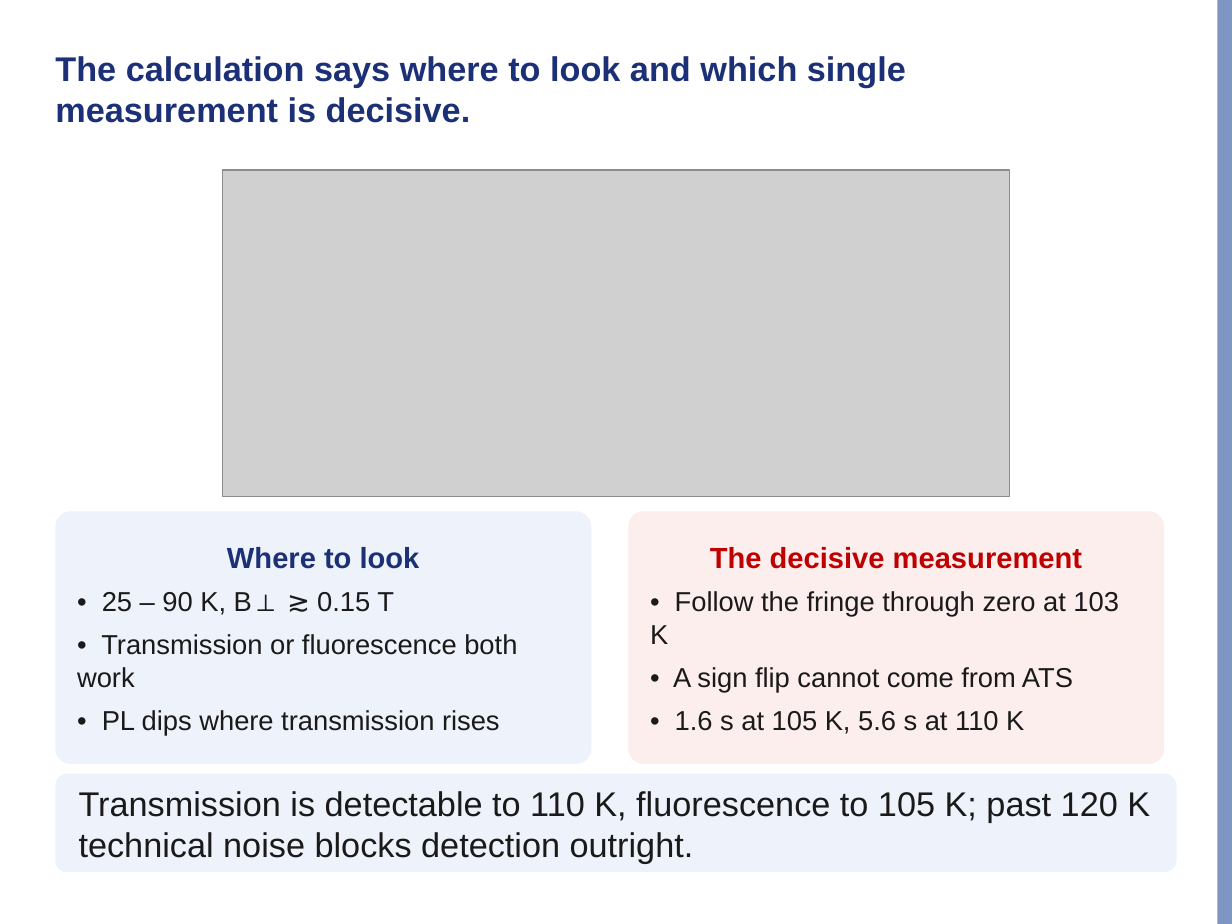
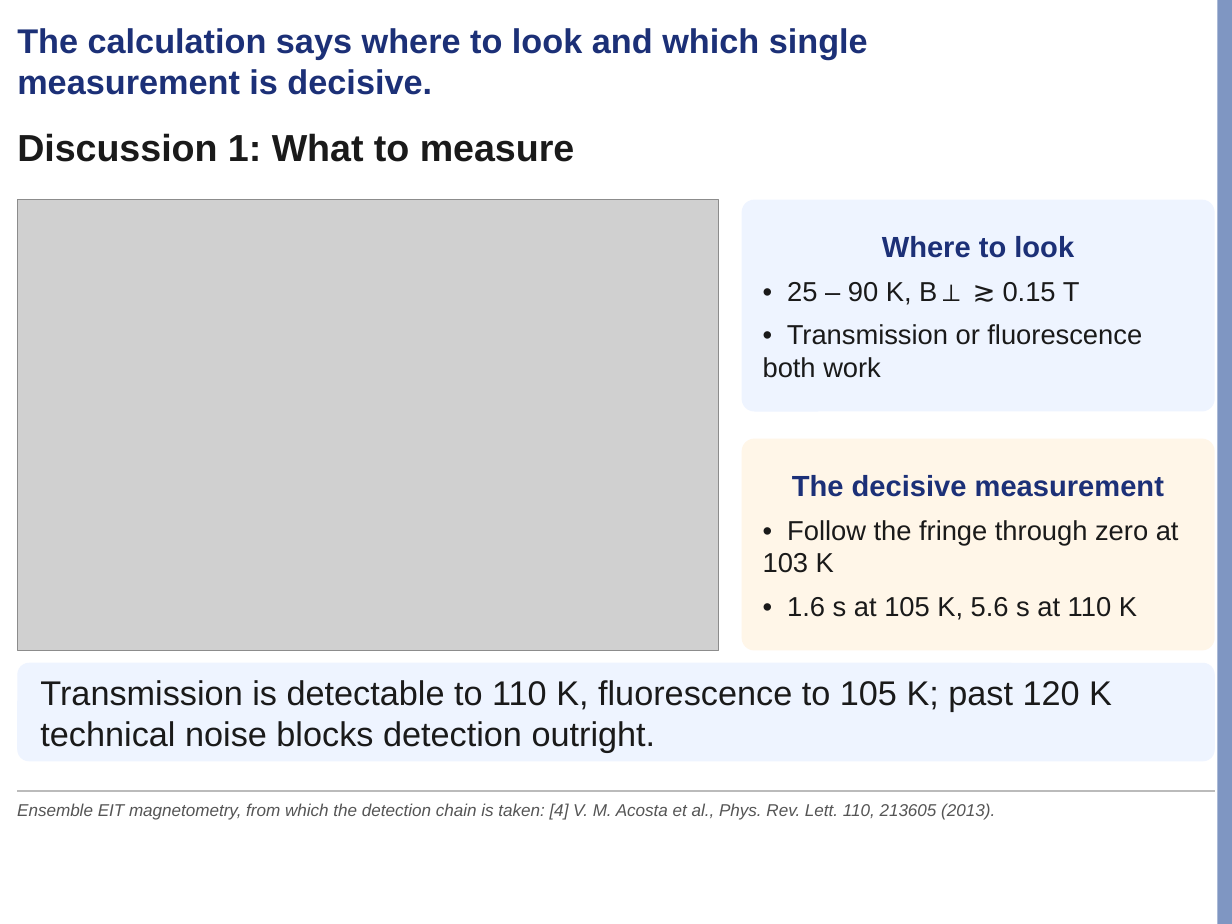
Before and after one commit to Risei412/NV-EIT-space, a slide deck: slide 18 of presentations/lab_seminar/nv_eit_seminar.pptx. Drawn at 1232x924 pixels with LibreOffice and Linux fonts; fonts in the diff are those of the drawing; grey boxes stand for pictures; background and template pictures are left out. Boxes give left, top, right and bottom in pixels: in the first picture for what was removed or moved away, otherwise in the second. Text is boxed around its words. In the diff, an @@ line names an element or a change of style, - is before the commit and + after.

```diff
--- a/presentations/lab_seminar/nv_eit_seminar.pptx
+++ b/presentations/lab_seminar/nv_eit_seminar.pptx
@@ text "The calculation says where to ...": place and size @@
-text "The calculation says where to ..." at bbox=[55, 56, 906, 123]
+text "The calculation says where to ..." at bbox=[17, 28, 868, 95]
@@ text added at bbox=[17, 133, 575, 162], 22 pt, text #1A1A1A, bold @@
+Discussion 1: What to measure
@@ picture removed at bbox=[223, 170, 1010, 496] @@
@@ picture added at bbox=[17, 200, 718, 650] @@
@@ rounded rectangle "Where to look" at bbox=[742, 200, 1215, 411]: fill #EEF2FA to #EEF4FF @@
@@ rounded rectangle "Where to look": place and size @@
-rounded rectangle "Where to look" at bbox=[55, 511, 591, 764]
+rounded rectangle "Where to look" at bbox=[742, 200, 1215, 411]
@@ rounded rectangle "The decisive measurement": place and size @@
-rounded rectangle "The decisive measurement" at bbox=[628, 511, 1164, 764]
+rounded rectangle "The decisive measurement" at bbox=[742, 439, 1215, 650]
@@ rounded rectangle "The decisive measurement" at bbox=[742, 439, 1215, 650]: fill #FDEEEE to #FFF6E8 @@
@@ text in rounded rectangle at bbox=[792, 475, 1164, 497]: text colour #C00000 to #1C3077 in "The decisive measurement" @@
@@ rounded rectangle "Transmission is detectable to 110 ...": place and size @@
-rounded rectangle "Transmission is detectable to 110 ..." at bbox=[55, 774, 1177, 872]
+rounded rectangle "Transmission is detectable to 110 ..." at bbox=[17, 663, 1215, 761]
@@ rounded rectangle "Transmission is detectable to 110 ..." at bbox=[17, 663, 1215, 761]: fill #EEF2FA to #EEF4FF @@
@@ text in rounded rectangle at bbox=[673, 667, 1073, 693]: paragraph removed @@
-• A sign flip cannot come from ATS
@@ text in rounded rectangle at bbox=[102, 710, 500, 736]: paragraph removed @@
-• PL dips where transmission rises
@@ line added from (17, 791) to (1215, 791), #BBBBBB 0.75 pt @@
@@ text added at bbox=[17, 803, 995, 820], 10 pt, text #555555, italic @@
+Ensemble EIT magnetometry, from which the detection chain is taken: [4] V. M. Acosta et al., Phys. Rev. Lett. 110, 213605 (2013).
```
Also in this commit, not shown: 20 other slides changed, 1 slide added, 1 slide removed, 13 other files.
